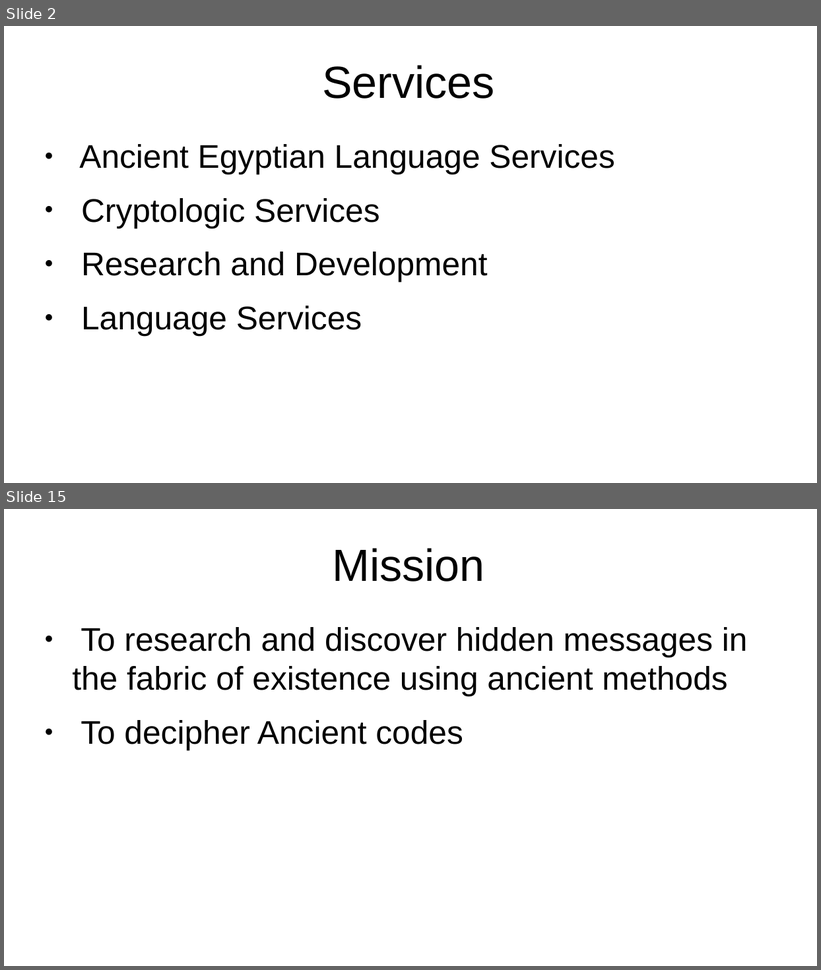
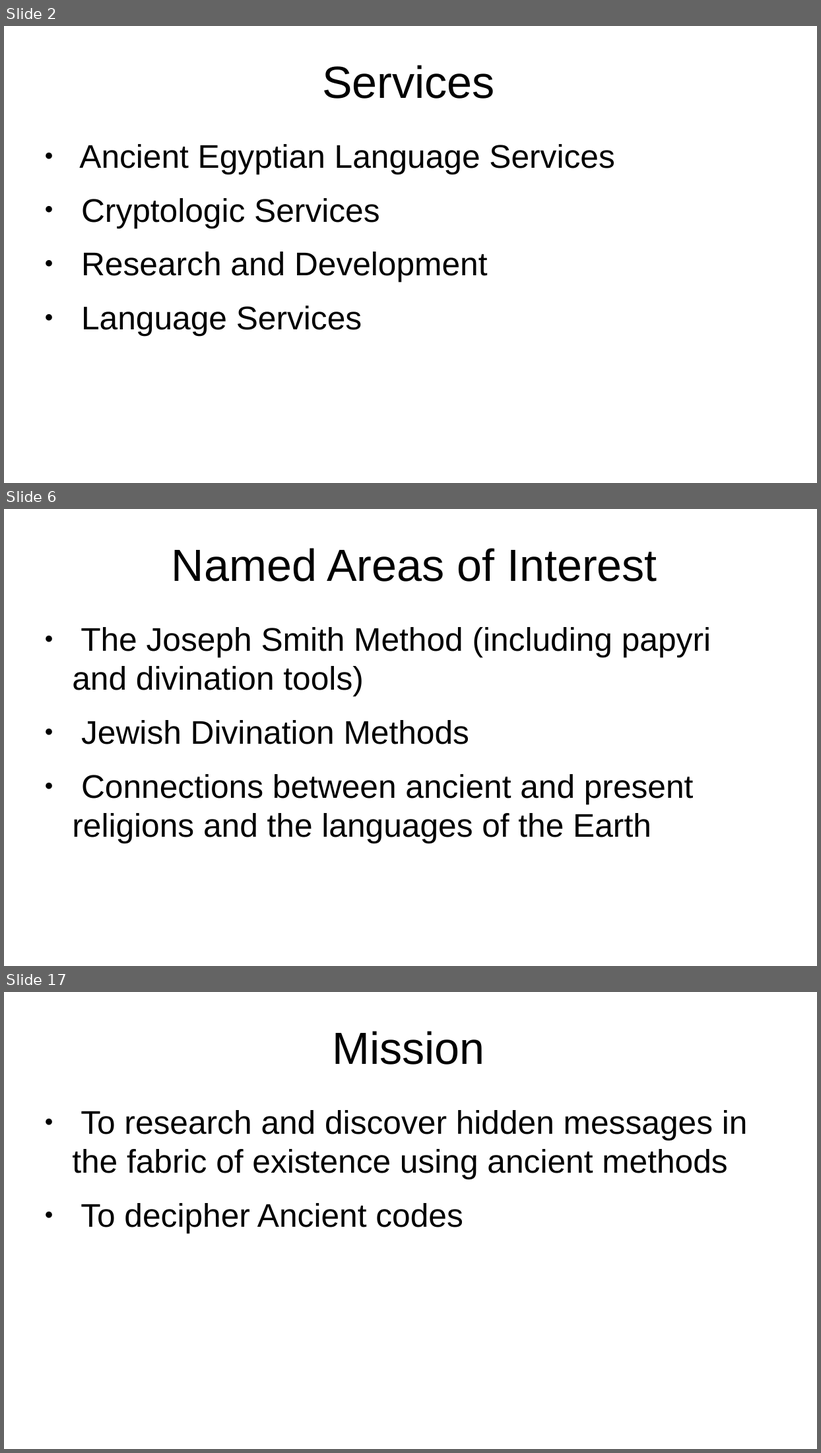
Before and after one commit to pvial00/Pitch, a slide deck: KryptoMagick Pitch.pptx. Shown one above the other, each under a label of ours: slides 2 and 15 before the commit, slides 2, 6 and 17 after it; the slides between them are not shown. The pictures are 821x970 and 821x1453 pixels, drawn with LibreOffice and Linux fonts; fonts in the diff are those of the drawing. Boxes give left, top, right and bottom in pixels: in the first picture for what was removed or moved away, otherwise in the second. Text is boxed around its words. In the diff, an @@ line names an element or a change of style, - is before the commit and + after.

```diff
--- a/KryptoMagick Pitch.pptx
+++ b/KryptoMagick Pitch.pptx
@@ slide 6 added at [4, 509, 817, 966], background #FFFFFF @@
@@ text added at [172, 548, 657, 582], 44 pt, text #000000 @@
+Named Areas of Interest
@@ text added at [72, 627, 711, 844], 32 pt, text #000000 @@
+● The Joseph Smith Method (including papyri and divination tools)
+● Jewish Divination Methods
+● Connections between ancient and present religions and the languages of the Earth
@@ what was slide 15 is now slide 17 @@
```
Also in this commit, not shown: 3 slides changed, 2 other slides added, 1 slide removed, 1 other file.
